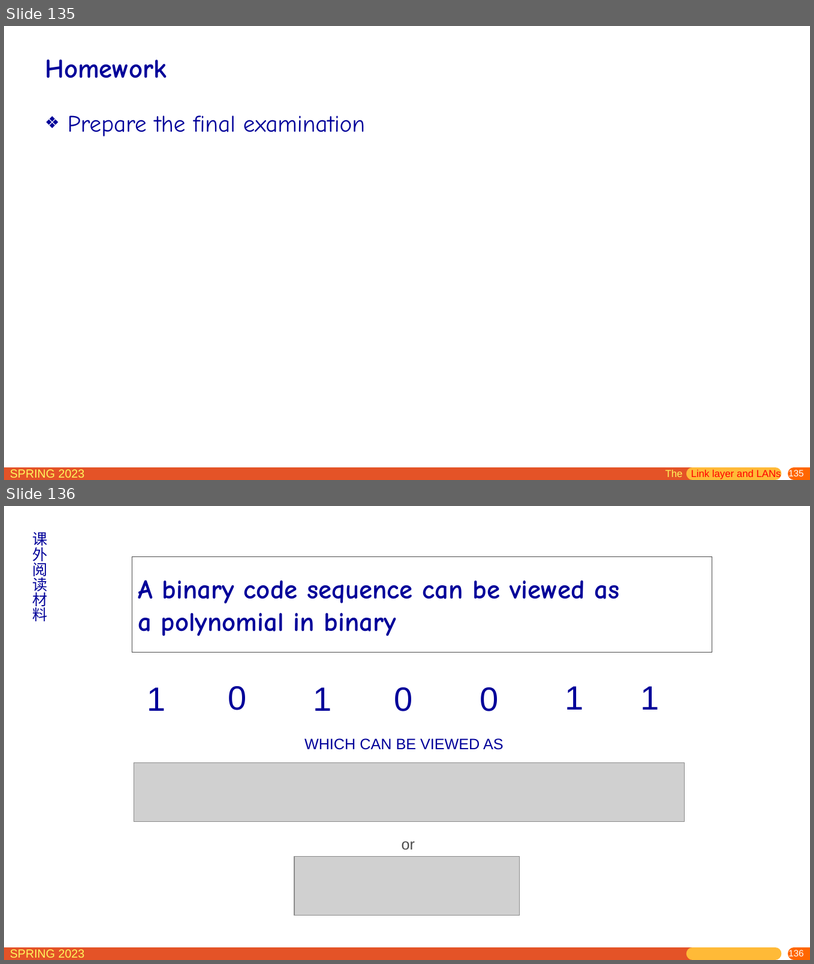
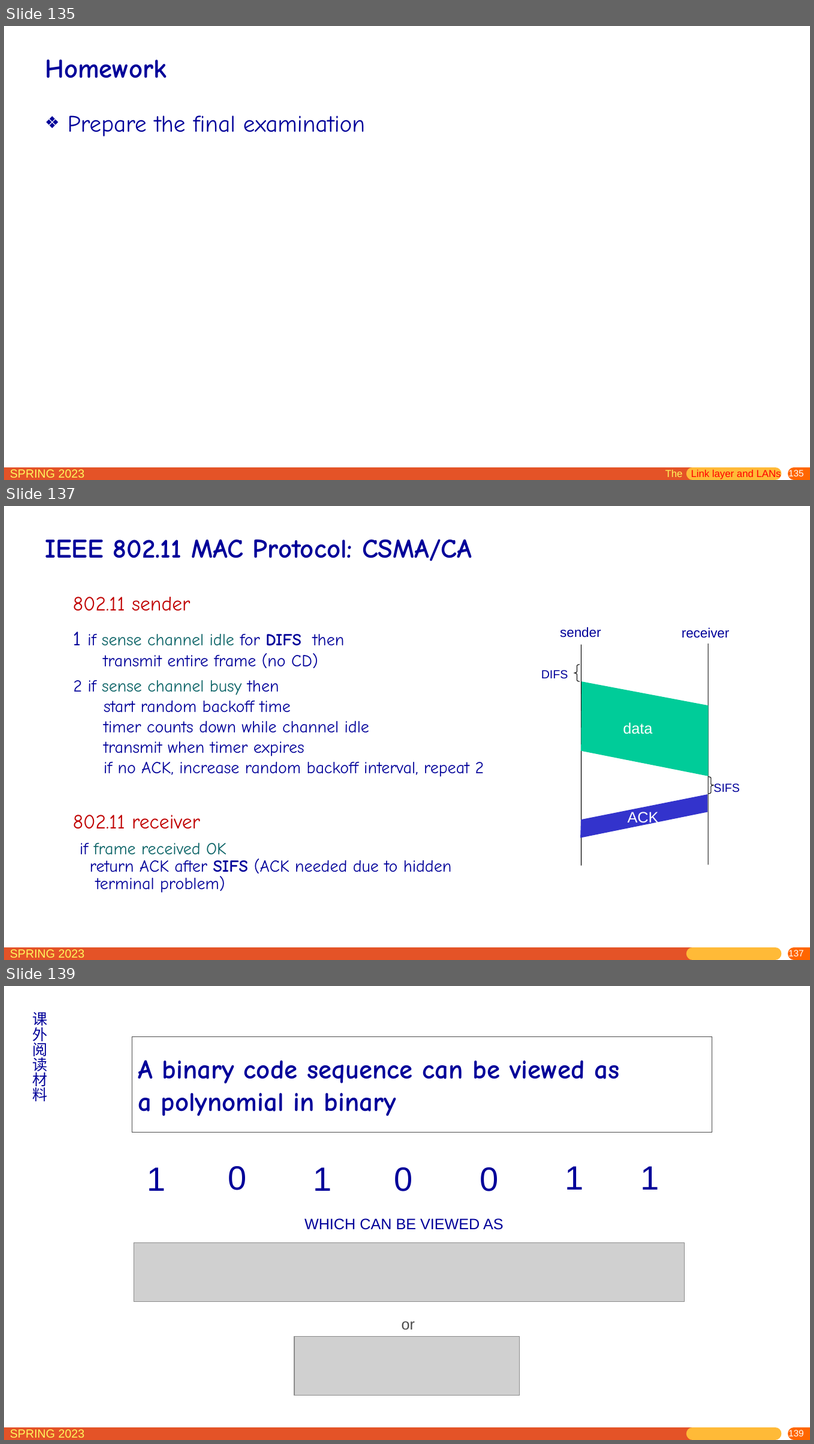
Before and after one commit to network-whu/slides, a slide deck: pptx/chapter6.pptx. Shown one above the other, each under a label of ours: slides 135 and 136 before the commit, slides 135, 137 and 139 after it; the slides between them are not shown. The pictures are 814x964 and 814x1444 pixels, drawn with LibreOffice and Linux fonts; fonts in the diff are those of the drawing; grey boxes stand for pictures. Boxes give left, top, right and bottom in pixels: in the first picture for what was removed or moved away, otherwise in the second. Text is boxed around its words. In the diff, an @@ line names an element or a change of style, - is before the commit and + after.

```diff
--- a/pptx/chapter6.pptx
+++ b/pptx/chapter6.pptx
@@ slide 137 added at <box>4,506,810,960</box>, background #FFFFFF; not listed: 5 template elements that a slide beside it also shows @@
@@ title added at <box>45,539,473,561</box>, 32 pt, text #000099, bold @@
+IEEE 802.11 MAC Protocol: CSMA/CA
@@ text added at <box>73,597,345,668</box>, 20 pt, text #000099 @@
+802.11 sender
+1 if sense channel idle for DIFS then
+  transmit entire frame (no CD)
@@ text added at <box>560,627,601,637</box>, 16 pt, text #000099 @@
+sender
@@ text added at <box>682,627,729,638</box>, 16 pt, text #000099 @@
+receiver
@@ line added from (582, 645) to (582, 865), #000000 0.75 pt @@
@@ line added from (709, 643) to (709, 865), #000000 0.75 pt @@
@@ text added at <box>74,680,485,777</box>, 20 pt, text #000099 @@
+2 if sense channel busy then
+  start random backoff time
+  timer counts down while channel idle
+  transmit when timer expires
+  if no ACK, increase random backoff interval, repeat 2
@@ group added at <box>542,664,709,776</box>: 2 texts, 1 left brace, 1 freeform shape @@
+DIFS
+data
@@ group added at <box>581,777,740,838</box>: 2 texts, 1 left brace, 1 freeform shape @@
+SIFS
+ACK
@@ text added at <box>73,814,452,892</box>, 20 pt, text #000099 @@
+802.11 receiver
+if frame received OK
+return ACK after SIFS (ACK needed due to hidden terminal problem)
@@ what was slide 136 is now slide 139 @@
@@ page number at <box>789,1428,804,1438</box>: text changed @@
-136
+139
```
Also in this commit, not shown: 1 slide changed, 2 other slides added.
